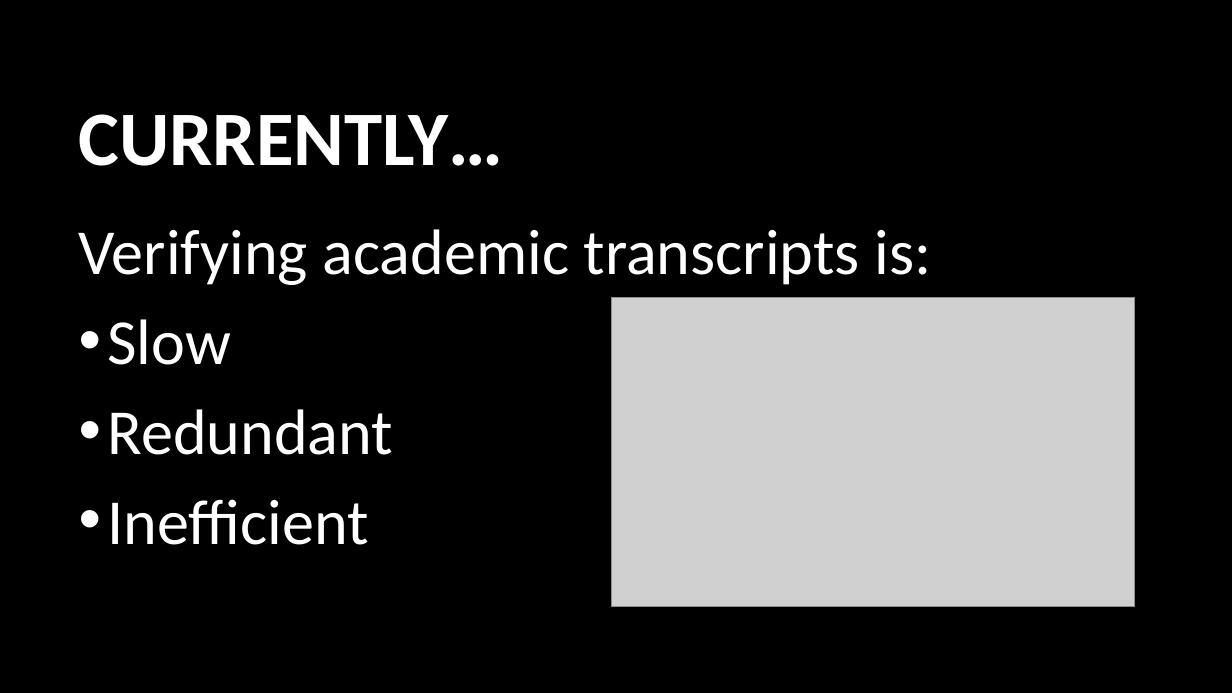
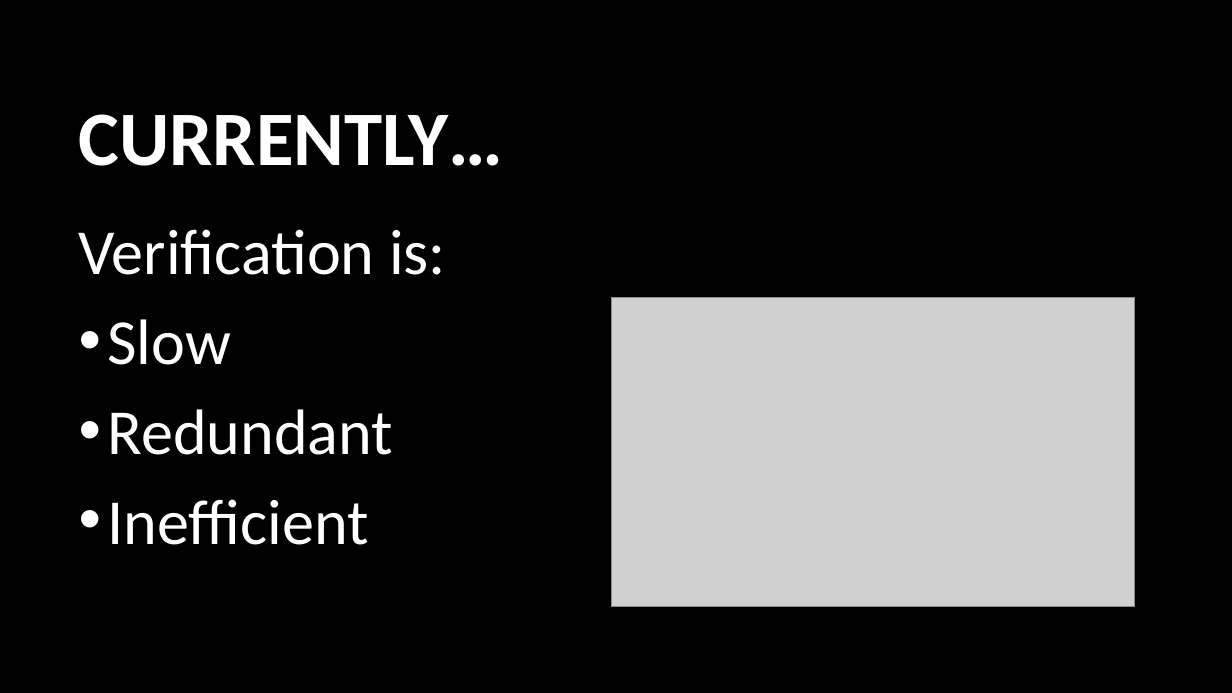
Before and after one commit to usop7/MachoHacks2018, a slide deck: slide 2 of MachoHacks2018.pptx (slide 4 before the commit). Drawn at 1232x693 pixels with LibreOffice and Linux fonts; fonts in the diff are those of the drawing; grey boxes stand for pictures; background and template pictures are left out. Boxes give left, top, right and bottom in pixels: in the first picture for what was removed or moved away, otherwise in the second. Text is boxed around its words. In the diff, an @@ line names an element or a change of style, - is before the commit and + after.

```diff
--- a/MachoHacks2018.pptx
+++ b/MachoHacks2018.pptx
@@ text at box(79, 229, 446, 275): text changed @@
-Verifying academic transcripts is:
+Verification is:
```
Also in this commit, not shown: 2 other slides changed, 1 slide added, 1 slide removed.
